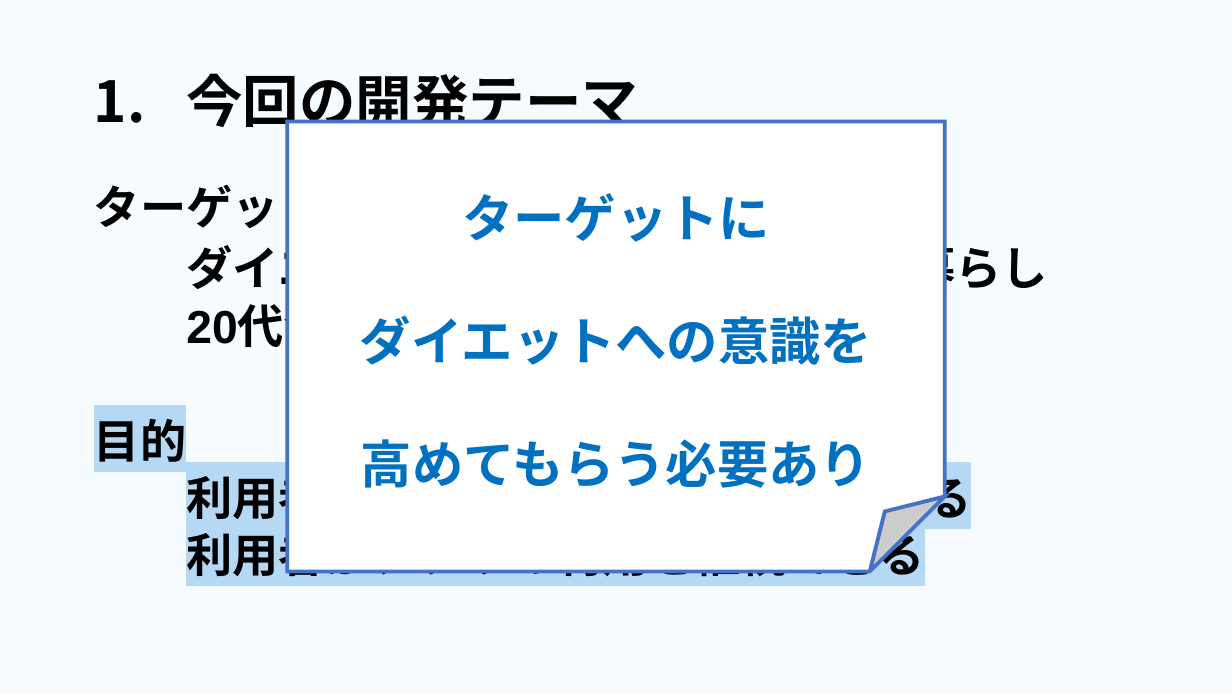
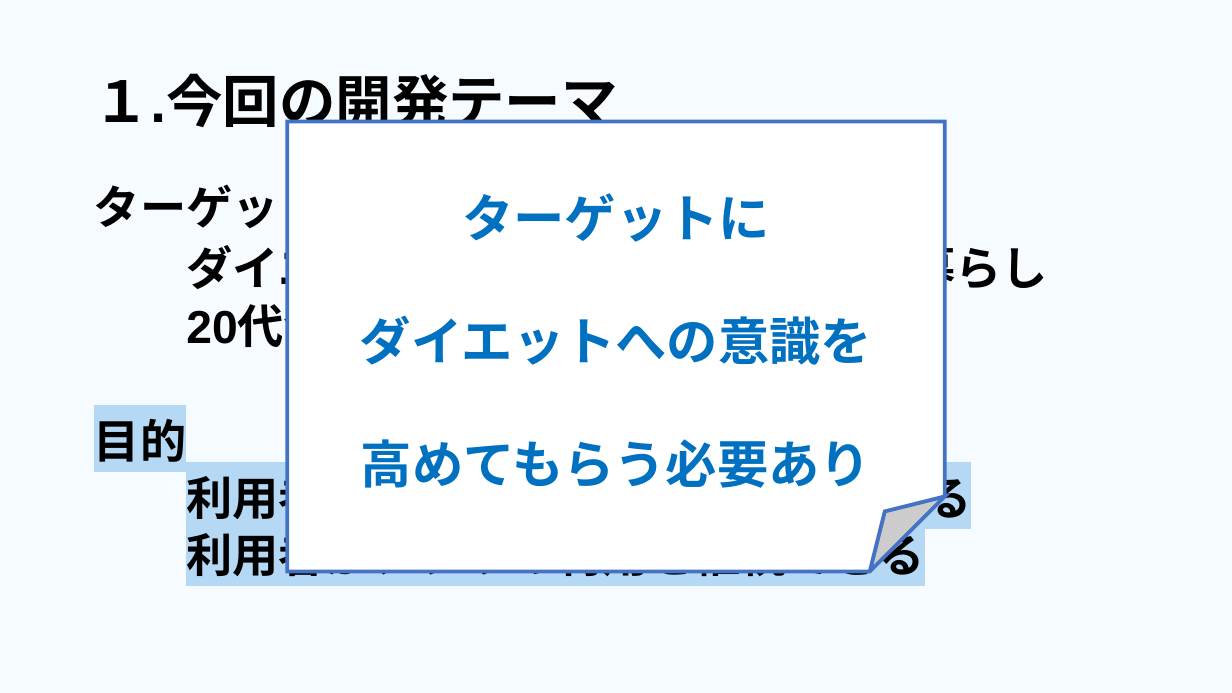
Before and after one commit to dojo2023/E-4, a slide deck: slide 4 of 共有用フォルダー/成果発表.pptx. Drawn at 1232x693 pixels with LibreOffice and Linux fonts; fonts in the diff are those of the drawing. Boxes give left, top, right and bottom in pixels: in the first picture for what was removed or moved away, otherwise in the second. Text is boxed around its words. In the diff, an @@ line names an element or a change of style, - is before the commit and + after.

```diff
--- a/共有用フォルダー/成果発表.pptx
+++ b/共有用フォルダー/成果発表.pptx
@@ title at bbox=[94, 73, 618, 137]: text changed @@
-1. 今回の開発テーマ
+１.今回の開発テーマ
```
Also in this commit, not shown: 5 other slides changed, 1 slide added.
